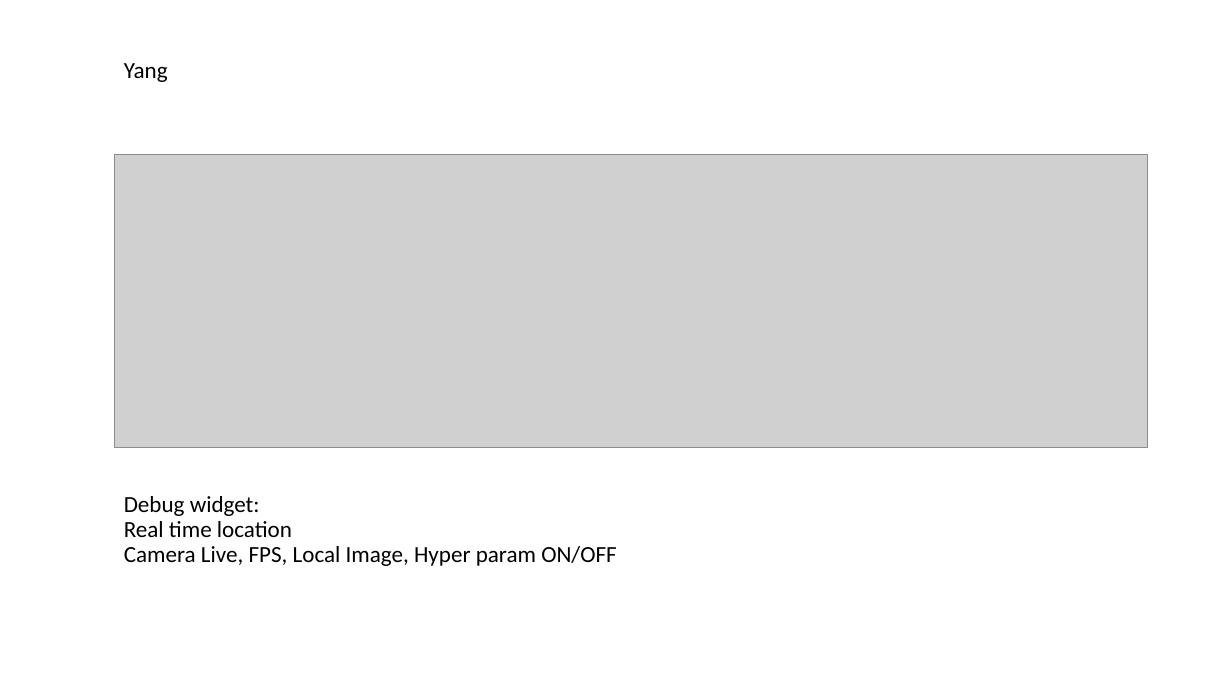
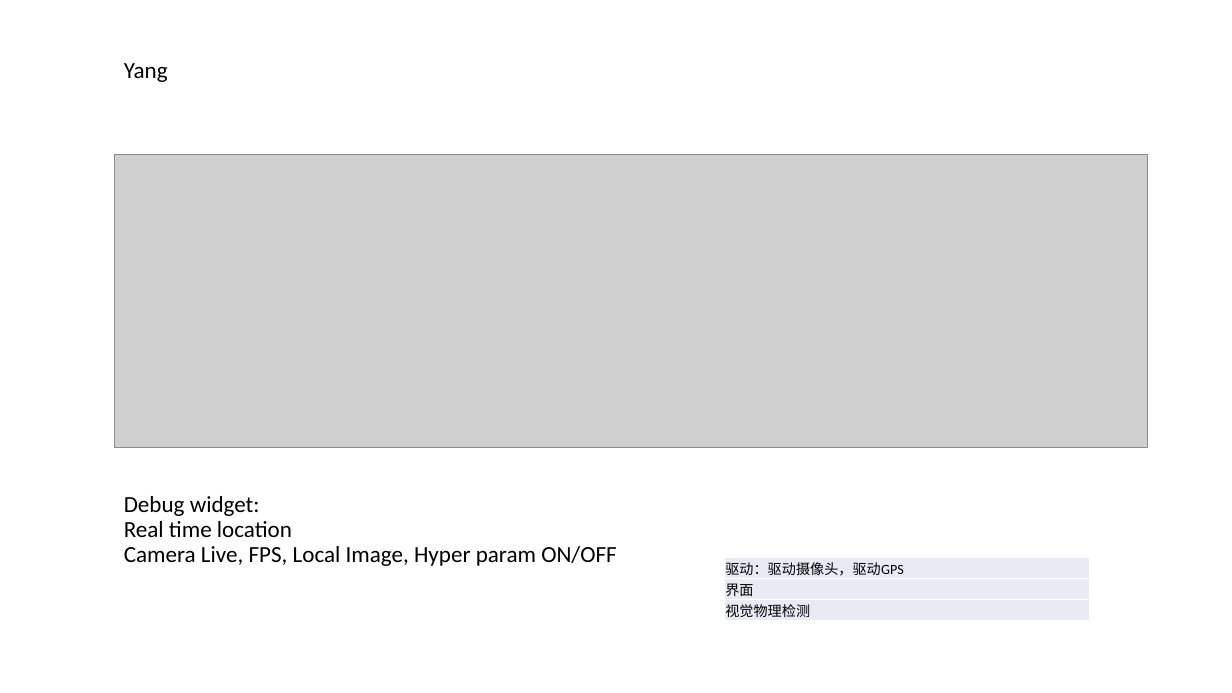
Before and after one commit to KW-DONG/Roads-Damages-Detector, a slide deck: slide 1 of doc/process/flow chart.pptx. Drawn at 1232x693 pixels with LibreOffice and Linux fonts; fonts in the diff are those of the drawing; grey boxes stand for pictures. Boxes give left, top, right and bottom in pixels: in the first picture for what was removed or moved away, otherwise in the second. Text is boxed around its words. In the diff, an @@ line names an element or a change of style, - is before the commit and + after.

```diff
--- a/doc/process/flow chart.pptx
+++ b/doc/process/flow chart.pptx
@@ table added at (725,558,1089,621), 3 rows, 1 columns @@
+驱动：驱动摄像头，驱动GPS
+界面
+视觉物理检测
```
